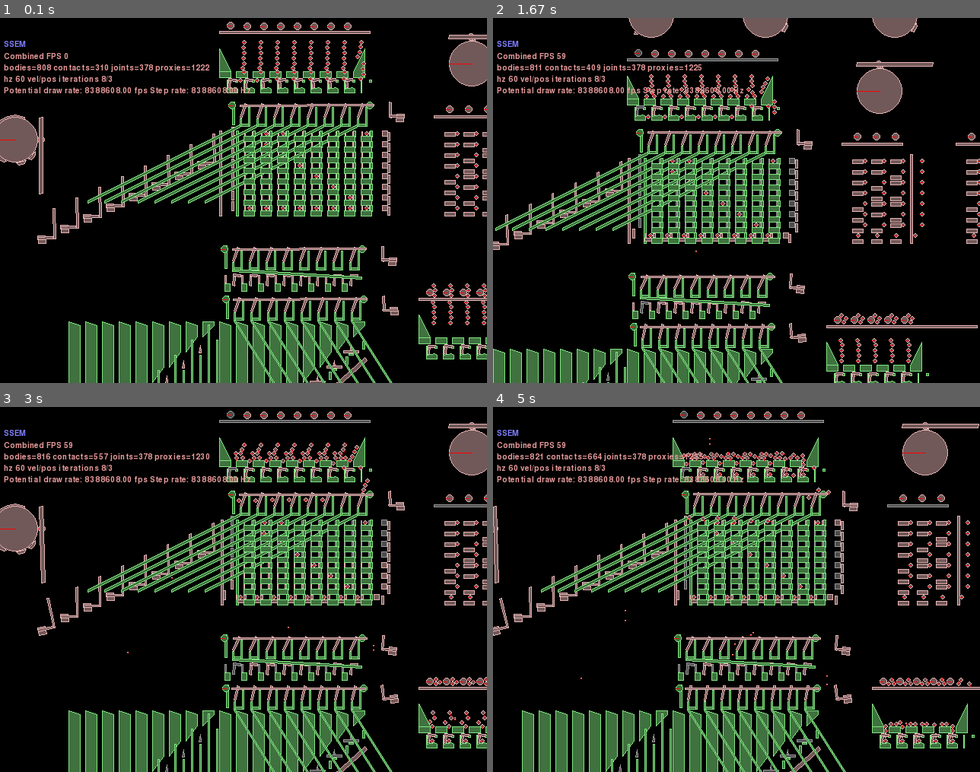
Above: before the commit, frames 1-4 (two rows, left to right).
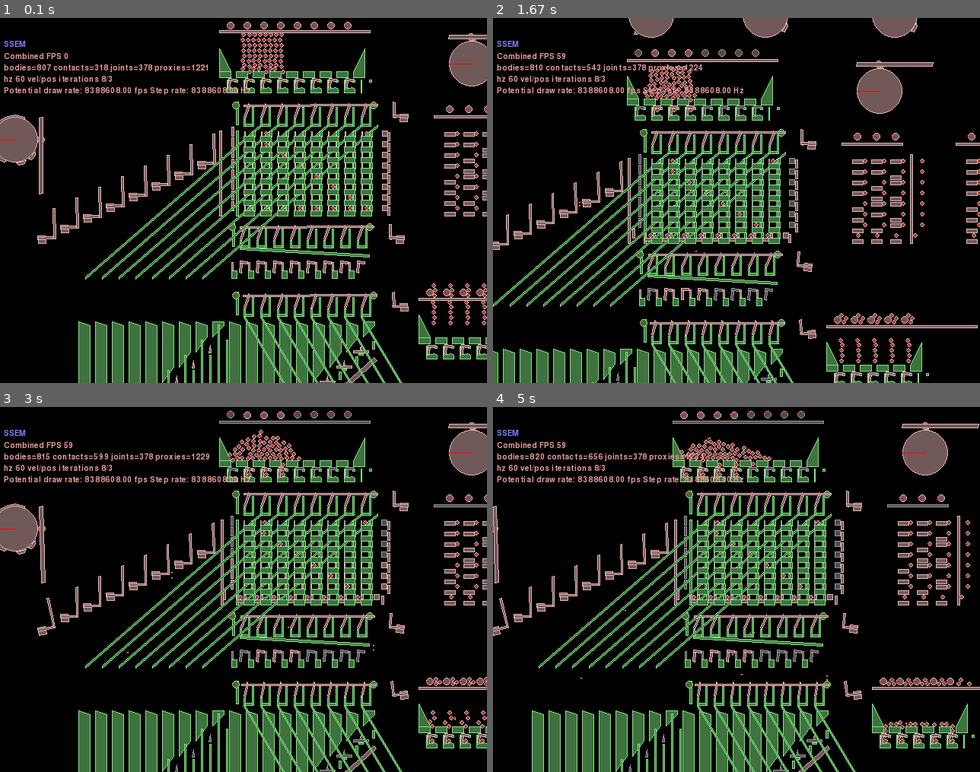
Above: after the commit, the same moments.

Repository: jmacarthur/box2d-ssem
Game: pygame game, started from main.py
The game is run twice, just before and just after one commit, with the same random seed, the same clock (stepped at 60 frames per second) and the same inputs.
Inputs (mouse positions are in pixels of both pictures, inside the frame that each line leads up to):
- Up to frame 1 (0.1 s): no input
- Up to frame 2 (1.67 s): hold Right 0.33-0.8 s; move the mouse to (717, 215) at 0.37 s; hold Up 0.83-1.13 s; move the mouse to (736, 222) at 0.87 s; tap Space at 0.9, 1.23, 1.53 s; hold Right 1.17-1.63 s; move the mouse to (619, 204) at 1.2 s
- Up to frame 3 (3 s): hold Left 1.67-2.2 s; move the mouse to (292, 669) at 1.7 s; tap Space at 1.73, 2.03, 2.3, 2.63, 2.93 s; hold Down 2.23-2.53 s; move the mouse to (92, 673) at 2.27 s; hold Left 2.57-2.97 s; move the mouse to (423, 717) at 2.6 s
- Up to frame 4 (5 s): hold Up 3-3.37 s; move the mouse to (794, 622) at 3.03 s; tap Space at 3.07, 3.47, 3.77, 4.47, 4.87 s; hold Right 3.4-4.03 s; move the mouse to (746, 465) at 3.43 s; click (561, 578) at 4.12 s; hold Down 4.4-4.77 s; move the mouse to (712, 684) at 4.43 s; hold Left from 4.8 s (still down); move the mouse to (736, 633) at 4.83 s

The runs differ from the first frame. In frame 1, 18% of the frame differs, in the area x 9-84%, y 1-100%; in frame 2, 14%; in frame 3, 18%; in frame 4, 18%.

Commit message:
Realign datapath

Diff:
--- a/main.py
+++ b/main.py
@@ -49,7 +49,7 @@
                    0x10,
                    0x20,
                    0x40,
-                   (STO<<5)+1] # Store acc to memory location 1
+                   (LDN<<5)+1] # Store acc to memory location 1
 
 bar_gate_raisers = False
 
@@ -104,7 +104,8 @@
         if inverted: (filterA, filterB) = (filterB, filterA)
         conrod = self.add_dynamic_polygon(box_polygon(pitch*8,2), xpos, ypos+15, filters[2])
         for c in range(0,8):
-            diverter = self.add_dynamic_polygon(rotate_polygon(box_polygon(3,20),-20), c*pitch+xpos, ypos, filterA)
+            diverter_poly = [(0,0), (3,0), (3,17), (0,20)]
+            diverter = self.add_dynamic_polygon(rotate_polygon(diverter_poly,-20), c*pitch+xpos, ypos, filterA)
             self.revolving_joint(bodyA=diverter, bodyB=attachment_body, anchor=(xpos+c*pitch, ypos))
             self.revolving_joint(bodyA=diverter, bodyB=conrod, anchor=(xpos+c*pitch, ypos+15))
 
@@ -119,10 +120,15 @@
         if discard:
             self.add_static_polygon([(0,0), (170,-10), (170,-13), (0,-3) ], xpos, ypos-11, filterB)
         elif slope_x!=0:
+            if slope_x < 0:
+                offset = pitch
+            else:
+                offset = 0
+
             exit_transfer_band_x = []
             for c in range(0,8):
                 exit_slope = polygonShape(vertices=[(0,0), (slope_x,-slope_y), (slope_x,-slope_y-3), (0,-3) ])
-                self.add_static_polygon(exit_slope, c*pitch+xpos, ypos-10, filter=filterB)
+                self.add_static_polygon(exit_slope, c*pitch+xpos+offset, ypos-10, filter=filterB)
                 exit_transfer_band_x.append((c*pitch+xpos+slope_x, c*pitch+xpos+slope_x+pitch))
             self.transfer_bands.append((ypos-10-slope_y+10, ypos-10-slope_y, exit_transfer_band_x, 1))
 
@@ -395,7 +401,6 @@
         for col in range(0,8):
             crank = self.crank_left_up(xpos-250+30*col, ypos+14*col-30, groundBody, output_length=40, weight=50)
             self.distance_joint(ejectors[col], crank, ejectors[col].attachment_point, crank.attachment_point)
-
 
         self.memory_followers = []
         self.memory_selectors = []
@@ -712,18 +717,18 @@
         # Initial charge for main injector
         for r in range(0,8):
             for i in range(0,8):
-                test_data = self.add_ball_bearing(22*i+r%2,180+7*r,0)
+                test_data = self.add_ball_bearing(7*i+r%2,190+7*r,0)
         self.injector_cranks = []
         main_injector_raiser = self.injector(-32,150, groundBody, injector_crank_array=self.injector_cranks)
 
-        accumulator_diverter_lever = self.diverter_set(-5,130, groundBody, slope_x=-200) # Diverter 1. Splits to subtractor reader.
+        accumulator_diverter_lever = self.diverter_set(0,130, groundBody, slope_x=-230, slope_y=200) # Diverter 1. Splits to subtractor reader.
 
         (memory_selector_holdoff, memory_follower_holdoff) = self.memory_module(0,0, groundBody)
         self.upper_regenerators = []
-        discard_lever_2 = self.diverter_set(-15,-59, groundBody, discard=True) # Diverter 2a. Discard reader-pulse data.
-        discard_lever_1 = self.diverter_set(-200,-359, groundBody, discard=True) # Diverter 2b. Discard main data from accumulator.
-        upper_regen_control = self.regenerator(-14,-87, groundBody, self.upper_regenerators) # Regenerator 1. For regenning anything read from memory.
-        diverter_3 = self.diverter_set(-13,-125, groundBody, slope_x=222, slope_y=350) # Diverter 3; splits to instruction reg/PC
+        discard_lever_2 = self.diverter_set(-5,-30, groundBody, discard=True) # Diverter 2a. Discard reader-pulse data.
+        discard_lever_1 = self.diverter_set(-190,-359, groundBody, discard=True) # Diverter 2b. Discard main data from accumulator.
+        upper_regen_control = self.regenerator(-5,-70, groundBody, self.upper_regenerators) # Regenerator 1. For regenning anything read from memory.
+        diverter_3 = self.diverter_set(0,-120, groundBody, slope_x=209, slope_y=350) # Diverter 3; splits to instruction reg/PC
 
         # PC injector
         self.pc_injector_cranks = []
@@ -732,7 +737,7 @@
         for r in range(0,8):
             for i in range(0,5):
                 test_data = self.add_ball_bearing(250+22*i+r%2,-140+7*r,0)
-        accumulator_reset_lever = self.subtractor(-13,-170, groundBody)
+        accumulator_reset_lever = self.subtractor(0,-170, groundBody)
         self.lower_regenerators = []
         self.regenerator(-200,-390, groundBody, self.lower_regenerators)
         #Program counter
